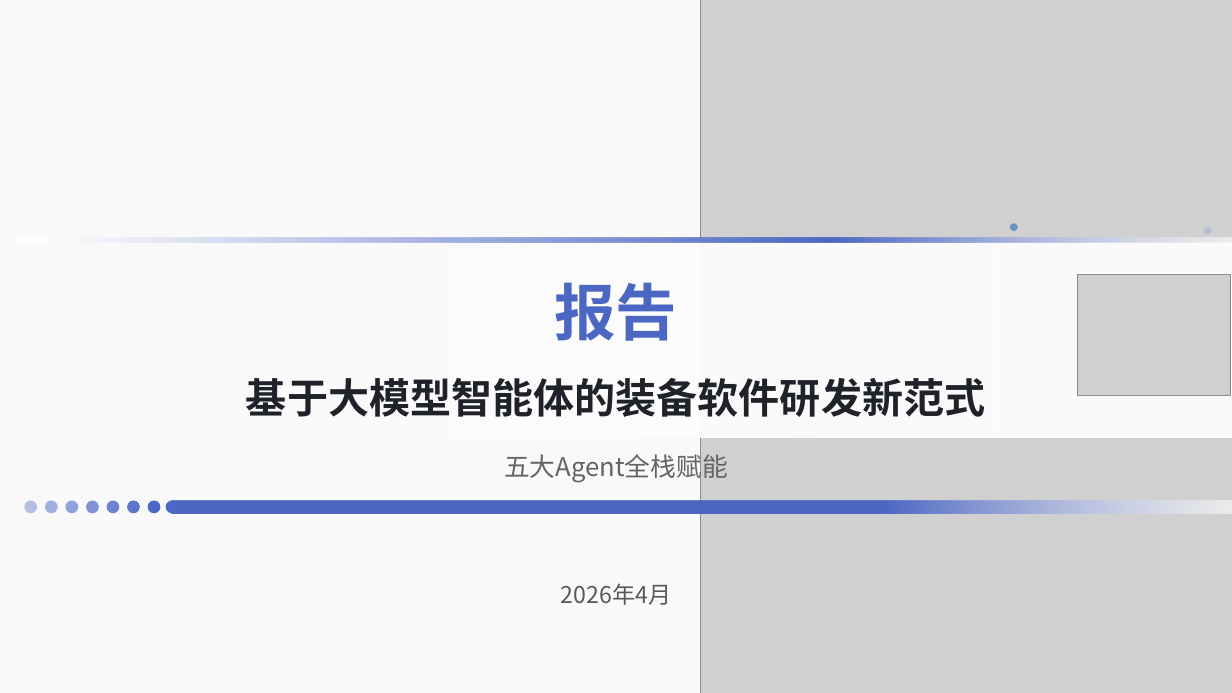
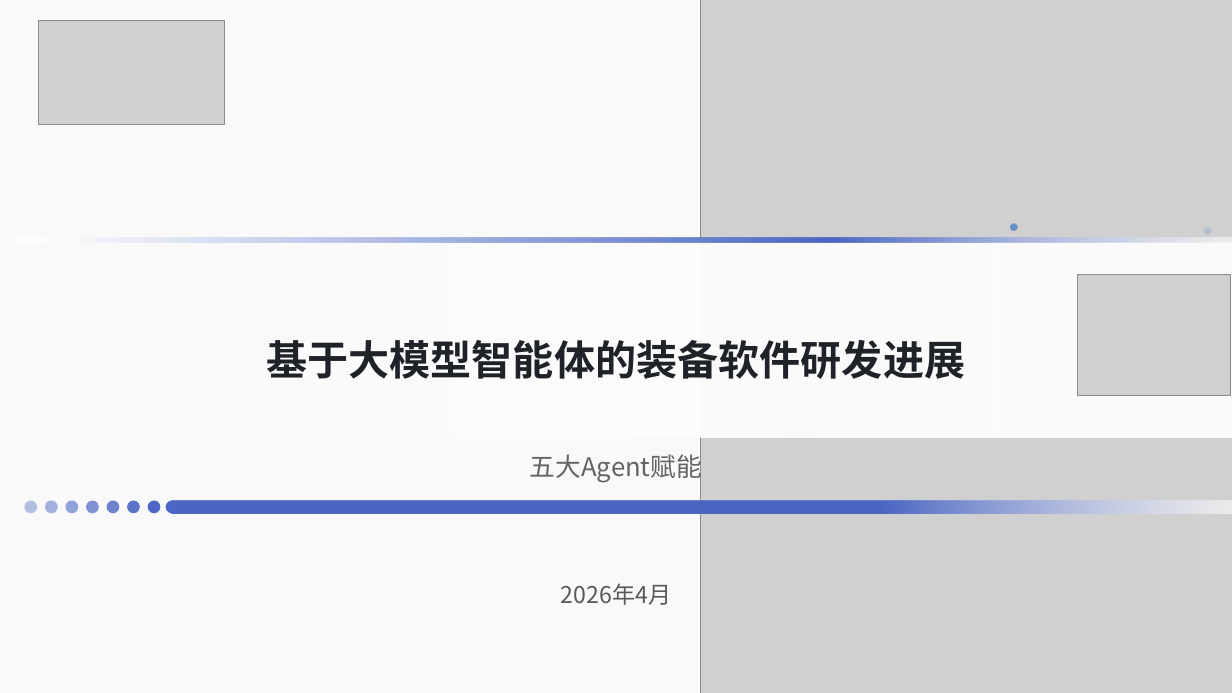
Before and after one commit to AgentForSE/.github, a slide deck: slide 1 of 基于AgentForSE五大智能体的装备软件智能研发平台-0.1.pptx. Drawn at 1232x693 pixels with LibreOffice and Linux fonts; fonts in the diff are those of the drawing; grey boxes stand for pictures. Boxes give left, top, right and bottom in pixels: in the first picture for what was removed or moved away, otherwise in the second. Text is boxed around its words. In the diff, an @@ line names an element or a change of style, - is before the commit and + after.

Commit message:
更新基于AgentForSE五大智能体的装备软件智能研发平台PPT

```diff
--- a/基于AgentForSE五大智能体的装备软件智能研发平台-0.1.pptx
+++ b/基于AgentForSE五大智能体的装备软件智能研发平台-0.1.pptx
@@ picture added at (39,20,225,124) @@
@@ text removed at (554,282,677,341) @@
-报告
@@ text at (267,340,966,379): text changed @@
-基于大模型智能体的装备软件研发新范式
+基于大模型智能体的装备软件研发进展
@@ text at (530,449,702,482): text changed @@
-五大Agent全栈赋能
+五大Agent赋能
```
Also in this commit, not shown: 24 other slides changed, 2 slides added, 14 slides removed.
